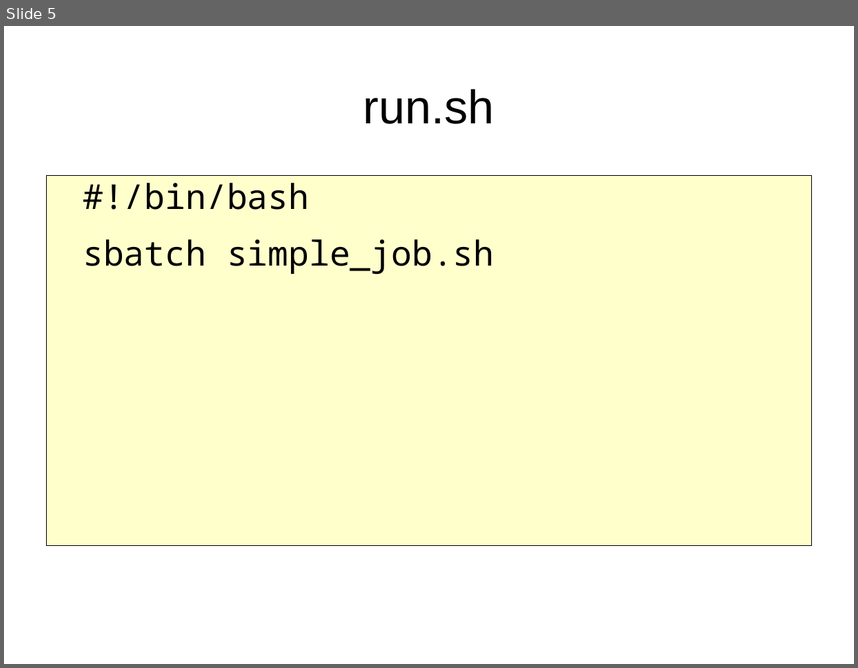
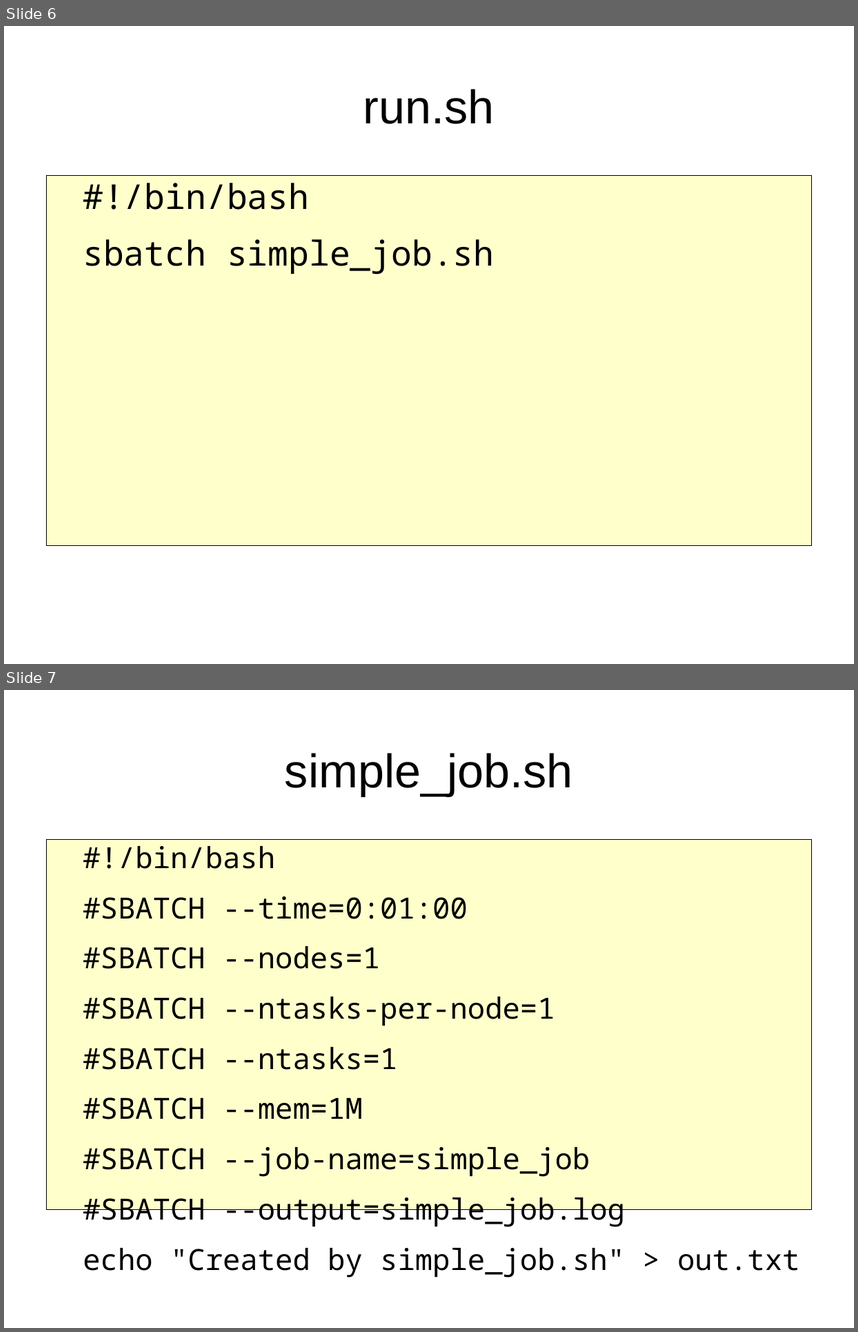
Before and after one commit to richelbilderbeek/peregrine, a slide deck: ParallelComputation.odp. Shown one above the other, each under a label of ours: slide 5 before the commit, slides 6 and 7 after it. The pictures are 858x668 and 858x1332 pixels, drawn with LibreOffice and Linux fonts; fonts in the diff are those of the drawing. Boxes give left, top, right and bottom in pixels: in the first picture for what was removed or moved away, otherwise in the second. Text is boxed around its words. In the diff, an @@ line names an element or a change of style, - is before the commit and + after.

```diff
--- a/ParallelComputation.odp
+++ b/ParallelComputation.odp
@@ slide 7 added at (4, 690, 854, 1328), background #FFFFFF @@
@@ title added at (285, 753, 573, 796), 44 pt, text #000000 @@
+simple_job.sh
@@ text added at (46, 839, 812, 1208), fill #FFFFCC, outline #000000 0 pt, 27.2 pt, text #000000 @@
+#!/bin/bash
+#SBATCH --time=0:01:00
+#SBATCH --nodes=1
+#SBATCH --ntasks-per-node=1
+#SBATCH --ntasks=1
+#SBATCH --mem=1M
+#SBATCH --job-name=simple_job
+#SBATCH --output=simple_job.log
+echo "Created by simple_job.sh" > out.txt
@@ what was slide 5 is now slide 6 @@
```
Also in this commit, not shown: 3 slides changed, 3 other slides added, 5 other files.
